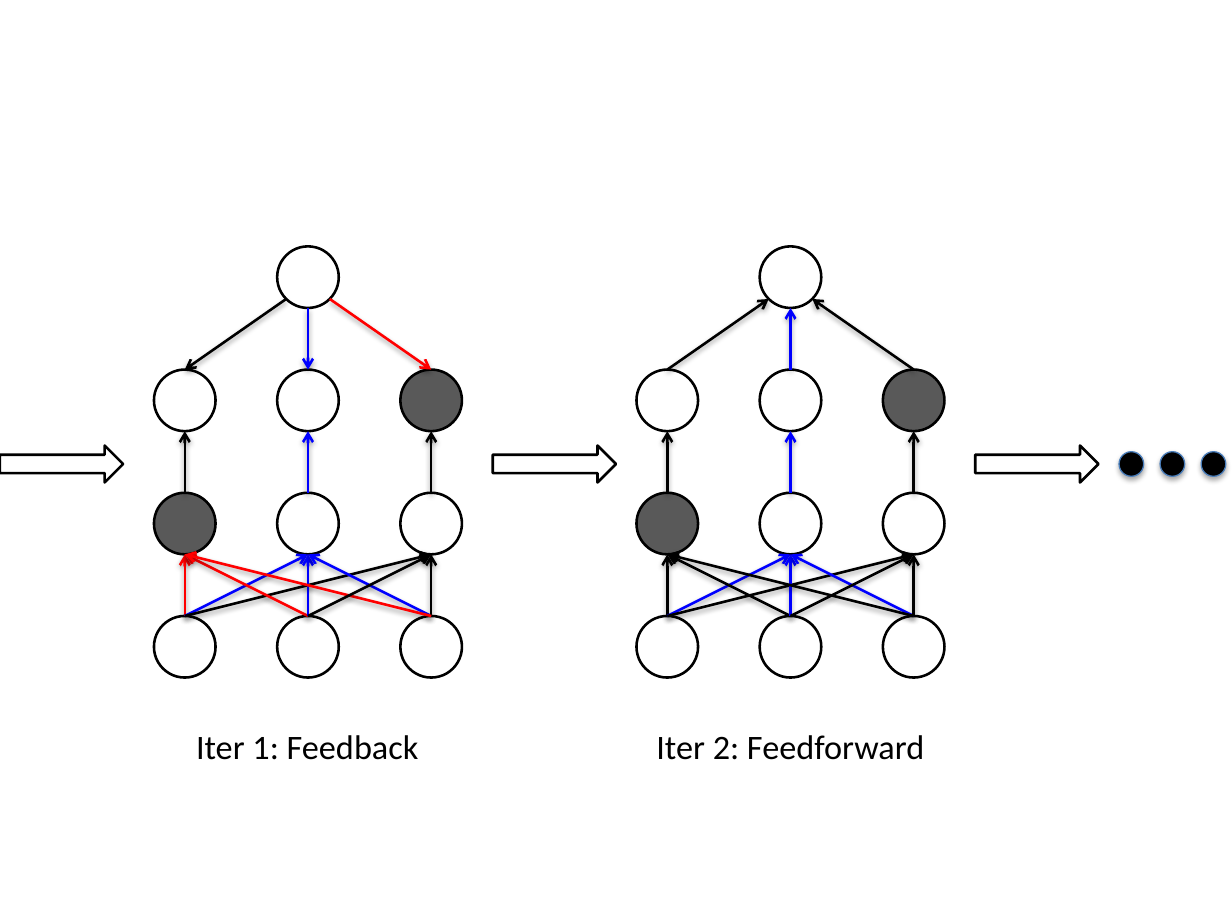
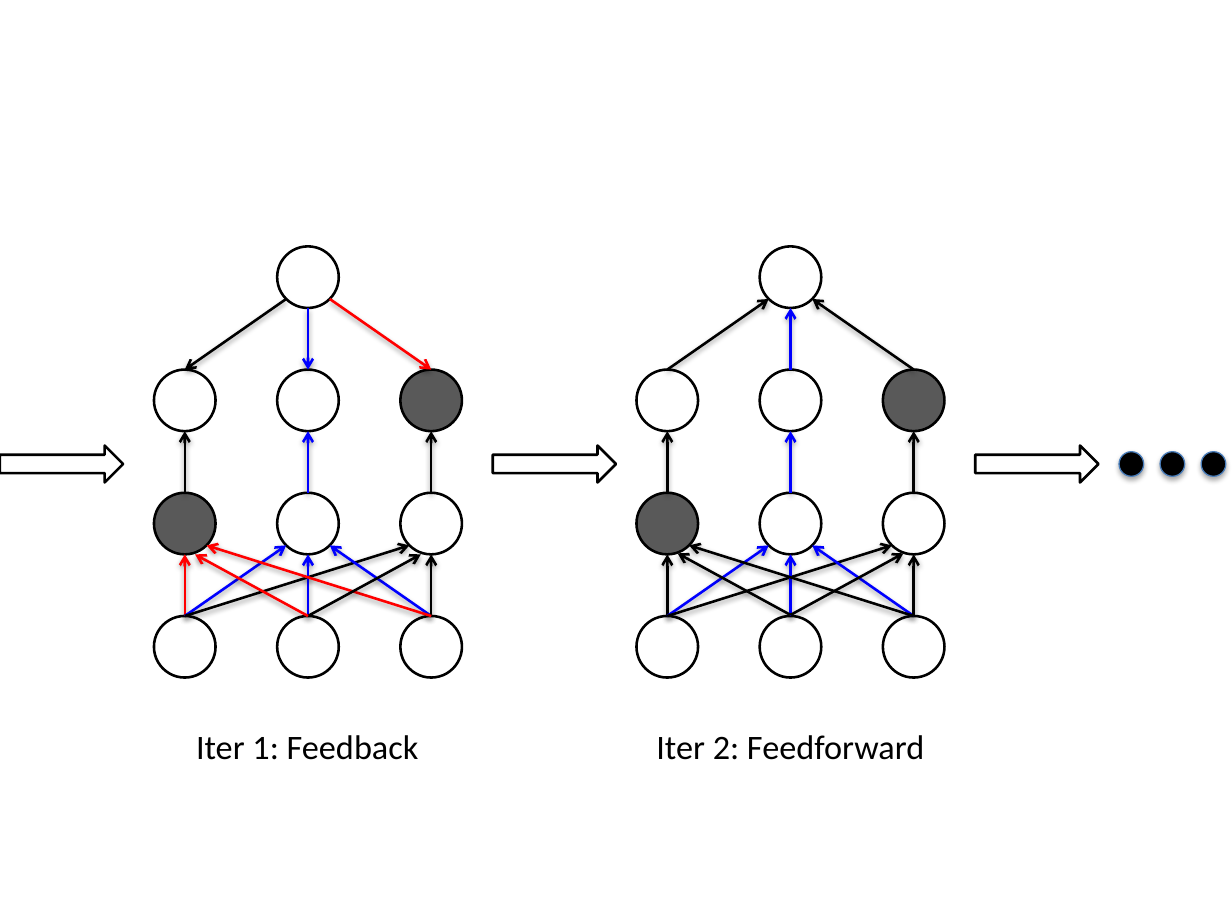
Before and after one commit to yangyi02/fnn_paper, a slide deck: slide 3 of figs/model/iteration.pptx. Drawn at 1232x924 pixels with LibreOffice and Linux fonts; fonts in the diff are those of the drawing. Boxes give left, top, right and bottom in pixels: in the first picture for what was removed or moved away, otherwise in the second. Text is boxed around its words. In the diff, an @@ line names an element or a change of style, - is before the commit and + after.

```diff
--- a/figs/model/iteration.pptx
+++ b/figs/model/iteration.pptx
@@ arrow moved from (185, 616) - (431, 554) to (185, 616) - (409, 546) @@
@@ arrow moved from (185, 616) - (308, 554) to (185, 616) - (286, 546) @@
@@ arrow moved from (308, 616) - (185, 554) to (308, 616) - (195, 554) @@
@@ arrow moved from (431, 616) - (185, 554) to (431, 616) - (207, 546) @@
@@ arrow moved from (308, 616) - (431, 554) to (308, 616) - (421, 554) @@
@@ arrow moved from (431, 616) - (308, 554) to (431, 616) - (330, 546) @@
@@ arrow moved from (668, 616) - (914, 554) to (668, 616) - (892, 546) @@
@@ arrow moved from (668, 616) - (791, 554) to (668, 616) - (769, 546) @@
@@ arrow moved from (791, 616) - (668, 554) to (791, 615) - (678, 553) @@
@@ arrow moved from (914, 616) - (668, 554) to (914, 616) - (689, 546) @@
@@ arrow moved from (791, 616) - (914, 554) to (791, 615) - (903, 553) @@
@@ arrow moved from (914, 616) - (791, 554) to (914, 616) - (812, 546) @@
```
Also in this commit, not shown: 4 other files.
